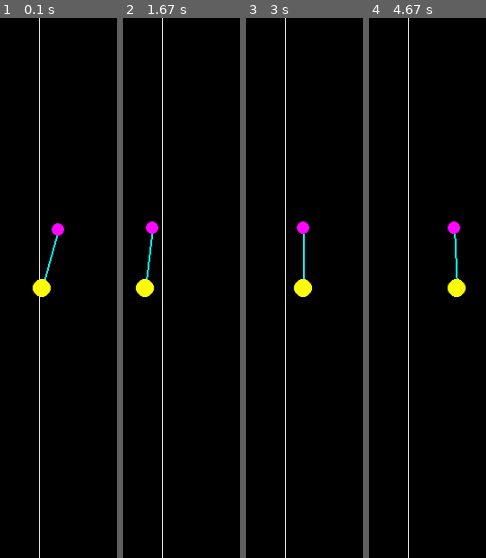
Above: before the commit, frames 1-4 (left to right).
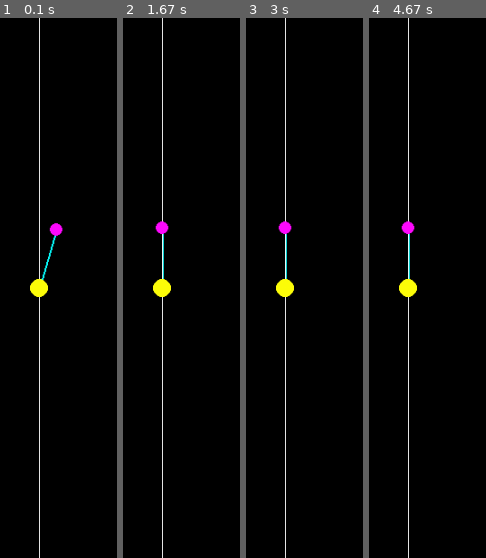
Above: after the commit, the same moments.

Repository: troncosoae/tareas-ctrl-intel
Game: pygame game, started from t2/main.py
Same seed, same stepped clock (60 frames per second), same inputs: the game is played once before the commit and once after it.
Inputs:
- Up to frame 1 (0.1 s): no input
- Up to frame 2 (1.67 s): tap R at 0.33 s
- Up to frame 3 (3 s): no input
- Up to frame 4 (4.67 s): no input

The runs differ from the first frame. In frame 1, 0.7% of the frame differs, in the area x 25-56%, y 37-52%; in frame 2, 1.5%; in frame 3, 1.5%; in frame 4, 1.6%, in the area x 25-83%, y 37-52%.

Commit message:
Expert control not final

Diff:
--- a/t2/AutomaticControllers.py
+++ b/t2/AutomaticControllers.py
@@ -1,7 +1,7 @@
 from Simulation import BasicController, BasicMeasurer
 
 
-class PIDControler(BasicController):
+class PIDController(BasicController):
 
     def __init__(self, kp, ki, kd, Ts):
         BasicMeasurer.__init__(self)
@@ -20,3 +20,35 @@
         self.last_error = error
 
         return error*self.kp + self.int_error*self.ki + der_error*self.kd
+
+
+class ExpertController(BasicController):
+
+    def __init__(self):
+        BasicController.__init__(self)
+        self.last_error = 0
+
+    def next_u(self, error):
+        e = error
+        de = error - self.last_error
+        self.last_error = error
+        u = 0
+        if e > 0.35:
+            u = -15
+        elif e > 0.25:
+            u = -7.8
+        elif e > 0.15:
+            u = -1.5
+        elif e > 0.05:
+            u = -0.111
+
+        if e < -0.35:
+            u = 15
+        elif e < -0.25:
+            u = 7.8
+        elif e < -0.15:
+            u = 1.5
+        elif e < -0.05:
+            u = 0.111
+
+        return u
--- a/t2/Measurers.py
+++ b/t2/Measurers.py
@@ -33,3 +33,7 @@
         plt.xlabel('t')
         plt.legend()
         plt.show()
+
+    def per_advance(self):
+        # return super().per_advance()
+        pass
--- a/t2/main.py
+++ b/t2/main.py
@@ -1,7 +1,7 @@
 import pygame
 import time
-from Simulation import Simulation, BasicMeasurer
-from AutomaticControllers import PIDControler
+from Simulation import Simulation
+from AutomaticControllers import PIDController, ExpertController
 from Measurers import PlotingMeasurer
 
 
@@ -15,7 +15,8 @@
     Ts = 0.001
     sim = Simulation(clock, width, height, Ts)
 
-    controller = PIDControler(-74, -110, -12, Ts)
+    # controller = PIDController(-74, -110, -12, Ts)
+    controller = ExpertController()
     sim.add_controller(controller)
     measurer = PlotingMeasurer()
     sim.add_measurer(measurer)
